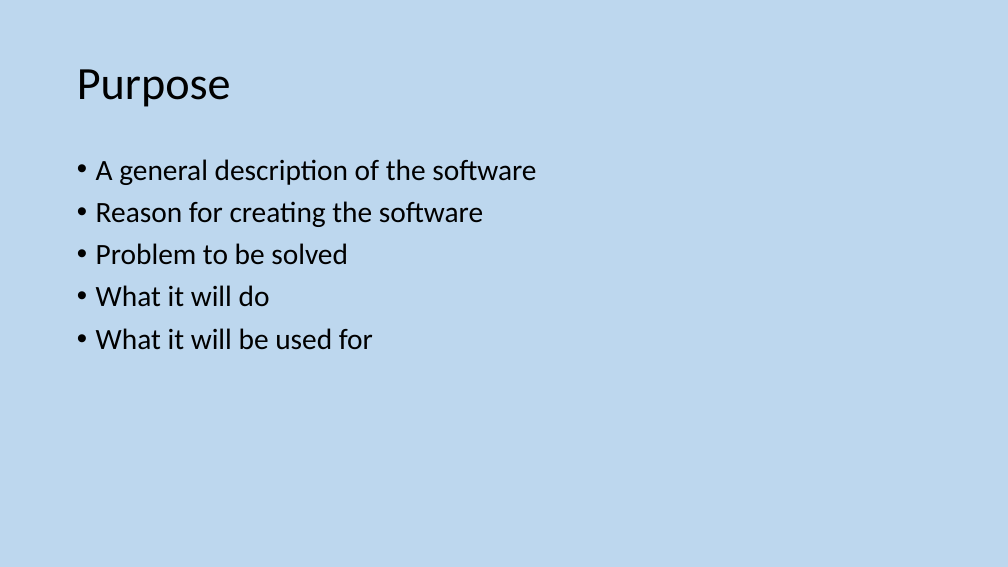
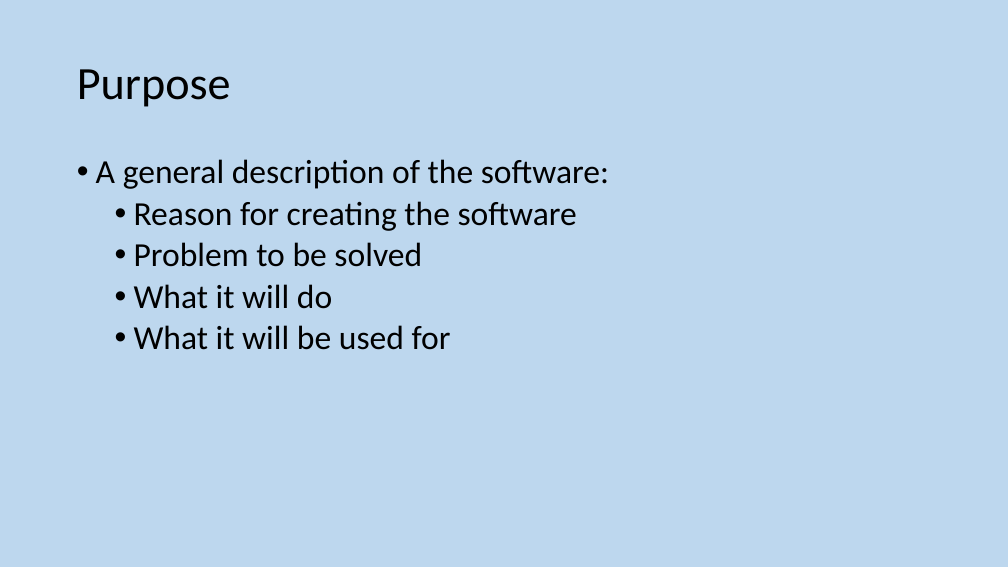
Before and after one commit to MrFriendCS/MrFriendCS.github.io, a slide deck: slide 156 of h-cs/sdd/H CS SDD Slides.pptx (slide 154 before the commit). Drawn at 1008x567 pixels with LibreOffice and Linux fonts; fonts in the diff are those of the drawing. Boxes give left, top, right and bottom in pixels: in the first picture for what was removed or moved away, otherwise in the second. Text is boxed around its words. In the diff, an @@ line names an element or a change of style, - is before the commit and + after.

```diff
--- a/h-cs/sdd/H CS SDD Slides.pptx
+++ b/h-cs/sdd/H CS SDD Slides.pptx
@@ text at (96, 159, 609, 189): text changed; size 28 to 32 pt @@
-• A general description of the software
+• A general description of the software:
@@ text at (134, 201, 577, 350): size 28 to 32 pt in "Reason for creating the software", "Problem to be solved", "What it will do", "What it will be used for"; list level 1 to 2 in "Reason for creating the software"; list level 1 to 2 in "Problem to be solved"; list level 1 to 2 in "What it will do"; list level 1 to 2 in "What it will be used ..." @@
```
Also in this commit, not shown: 21 other slides changed, 2 slides added, 5 other files.
